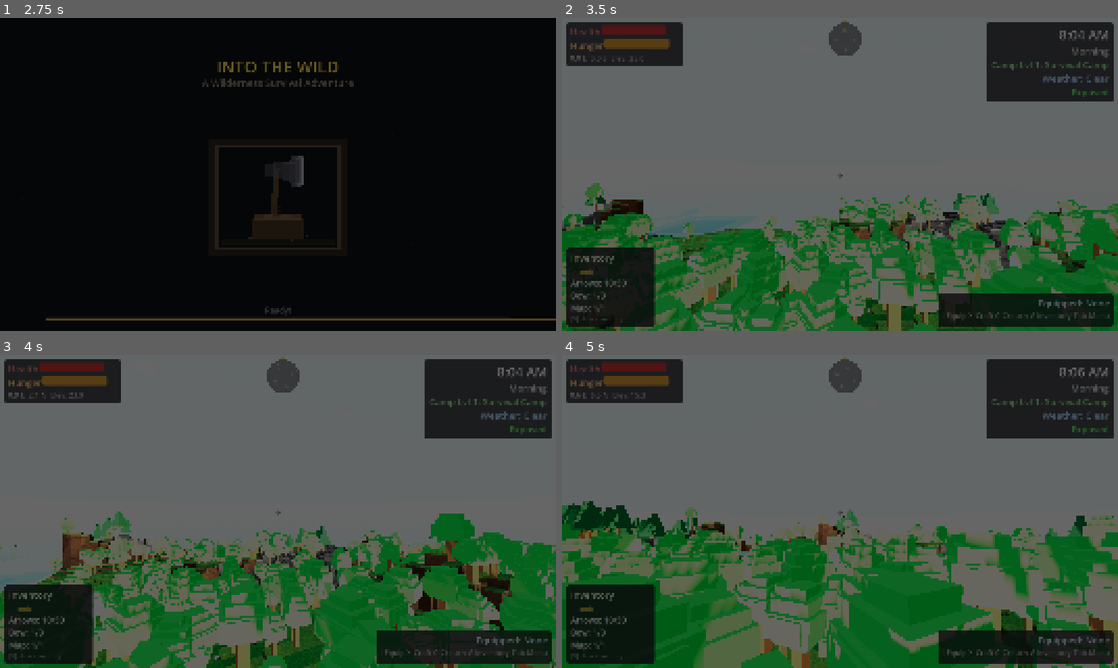
Above: before the commit, frames 1-4 (two rows, left to right).
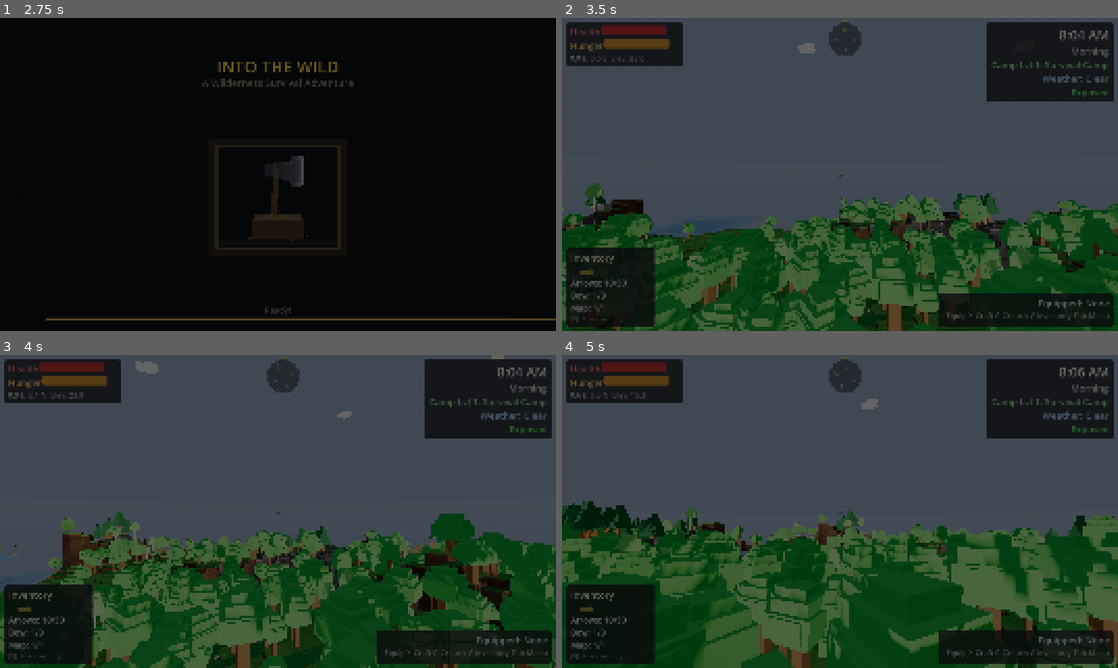
Above: after the commit, the same moments.

Repository: adchamberlain/into-the-wild
Game: Godot game, scene res://scenes/main.tscn
Two runs of this game, one before a commit and one after it. Both use one fixed random seed, a clock stepped at 60 frames per second and the inputs below.
Inputs (mouse positions are in pixels of both pictures, inside the frame that each line leads up to):
- Up to frame 1 (2.75 s): tap Enter at 0.5, 2 s; move the mouse to (305, 174) at 0.52 s; hold E (interact) 0.53-1.28 s; hold W (move_forward) from 0.53 s (still down); click (305, 174) at 0.67 s; tap Space (jump) at 0.77, 1.07, 1.25, 1.52, 1.82 s; move the mouse to (250, 174) at 1.27 s; tap C (crouch) at 1.35 s; tap E (interact) at 1.55, 2.3 s; move the mouse to (289, 168) at 2.02 s; hold T (cycle_ammo) from 2.03 s (still down)
- Up to frame 2 (3.5 s): keep holding W (move_forward); move the mouse to (834, 180) at 2.77 s; release T (cycle_ammo) at 2.78 s; tap F (eat) at 2.85 s; click (834, 180) at 2.92 s; tap Space (jump) at 3.02, 3.32 s; tap E (interact) at 3.05 s
- Up to frame 3 (4 s): keep holding W (move_forward); move the mouse to (316, 514) at 3.52 s; hold E (interact) from 3.53 s (still down); tap Space (jump) at 3.77 s
- Up to frame 4 (5 s): keep holding W (move_forward); tap Space (jump) at 4.07, 4.52, 4.82 s; move the mouse to (795, 508) at 4.27 s; release E (interact) at 4.28 s; tap M (move_structure) at 4.35 s; tap E (interact) at 4.55 s

Frame 1 is identical in both runs. In frame 2, 79% of the frame differs, in the area x 0-100%, y 0-100%; in frame 3, 78%; in frame 4, 80%.

Commit message:
Fix diamond arrows lost on animal hit, change default brightness to 110%
Freeze diamond arrow RigidBody immediately on animal impact so it stays
at the hit point instead of flying underground. Add HUD notification when
arrow pickup fails due to full inventory. Lower default screen brightness
from 170% to 110%.

Co-Authored-By: Claude Opus 4.6 <noreply@anthropic.com>

Diff:
--- a/scripts/player/diamond_arrow_projectile.gd
+++ b/scripts/player/diamond_arrow_projectile.gd
@@ -88,6 +88,9 @@
 
 	if target:
 		has_hit = true
+		# Freeze immediately at the impact point so the arrow doesn't fly off
+		freeze = true
+		linear_velocity = Vector3.ZERO
 		target.take_hit(ARROW_DAMAGE)
 		var sfx: Node = get_node_or_null("/root/SFXManager")
 		if sfx and sfx.has_method("play_sfx"):
@@ -153,6 +156,9 @@
 
 	# Check capacity - leave arrow in world if player can't carry it
 	if inv.has_method("can_add_item") and not inv.can_add_item("diamond_arrows", 1):
+		var hud: Node = get_tree().get_first_node_in_group("hud")
+		if hud and hud.has_method("show_notification"):
+			hud.show_notification("Arrow inventory full!", Color(1.0, 0.5, 0.5, 1))
 		return false
 
 	inv.add_item("diamond_arrows", 1)
--- a/scripts/ui/config_menu.gd
+++ b/scripts/ui/config_menu.gd
@@ -34,7 +34,7 @@
 var music_enabled: bool = true
 var music_volume: float = 90.0  # 0-100
 var dev_mode_enabled: bool = false
-var screen_brightness: float = 1.7  # 0.5 to 2.0 (1.7 = default)
+var screen_brightness: float = 1.1  # 0.5 to 2.0 (1.1 = default, 110%)
 
 # UI References
 @onready var panel: PanelContainer = $Panel
@@ -756,7 +756,7 @@
 	music_enabled = data.get("music_enabled", true)
 	music_volume = data.get("music_volume", 90.0)
 	dev_mode_enabled = data.get("dev_mode_enabled", false)
-	screen_brightness = data.get("screen_brightness", 1.7)
+	screen_brightness = data.get("screen_brightness", 1.1)
 	# Update UI sliders/toggles
 	if hunger_toggle:
 		hunger_toggle.button_pressed = hunger_enabled
